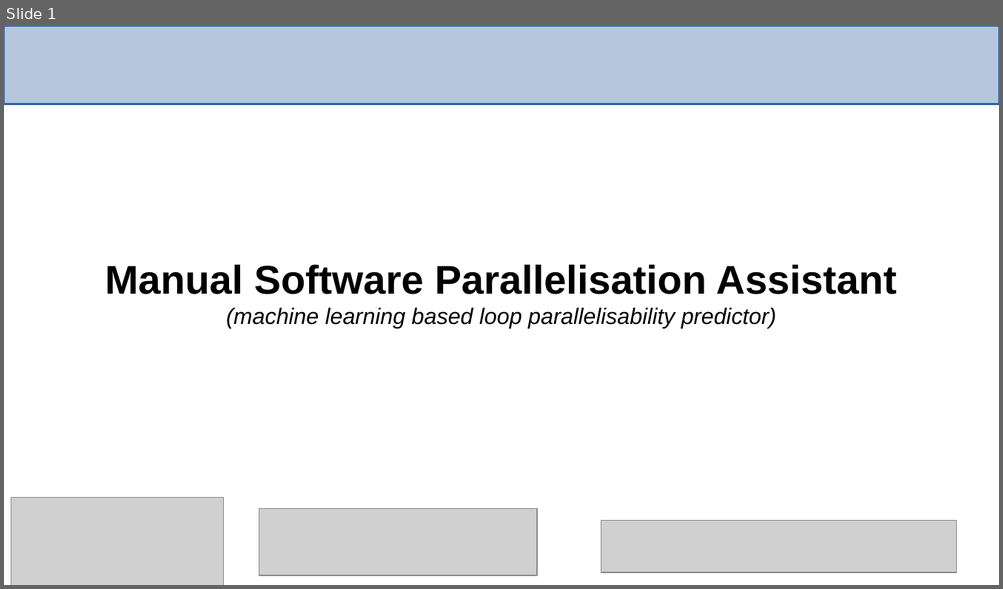
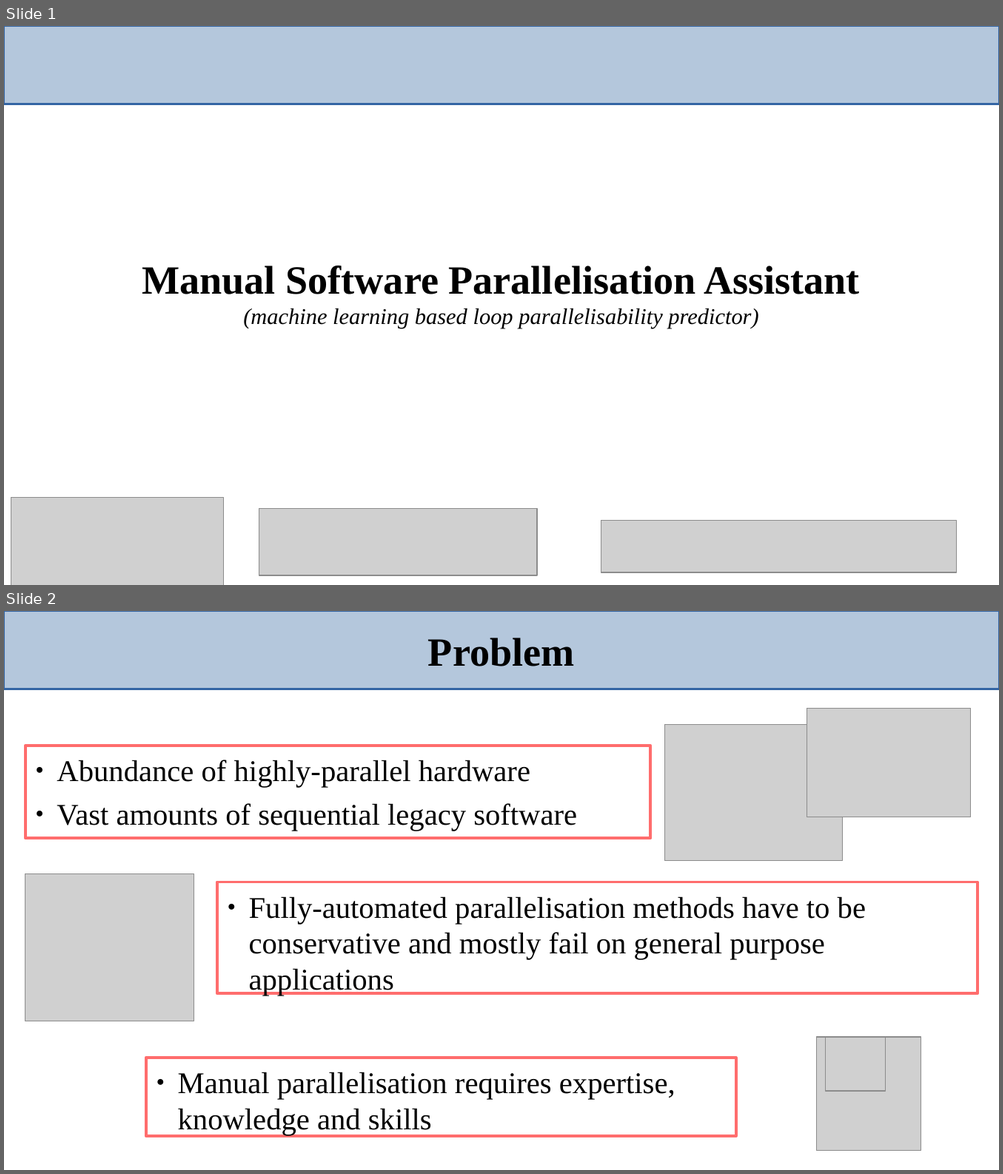
Before and after one commit to harel-coffee/PParMetrics-auto, a slide deck: doc/HiSilicon_Huawei_meeting/presentation.odp. Shown one above the other, each under a label of ours: slide 1 before the commit, slides 1 and 2 after it. The pictures are 1003x589 and 1003x1174 pixels, drawn with LibreOffice and Linux fonts; fonts in the diff are those of the drawing; grey boxes stand for pictures. Boxes give left, top, right and bottom in pixels: in the first picture for what was removed or moved away, otherwise in the second. Text is boxed around its words. In the diff, an @@ line names an element or a change of style, - is before the commit and + after.

```diff
--- a/doc/HiSilicon_Huawei_meeting/presentation.odp
+++ b/doc/HiSilicon_Huawei_meeting/presentation.odp
@@ slide 2 added at (4,611,999,1170), background #FFFFFF @@
@@ rectangle added at (4,611,999,689), fill #B4C7DC, outline #3465A4 1.5 pt @@
@@ title added at (428,638,575,667), 32 pt, text #000000, bold @@
+Problem
@@ picture added at (807,709,970,817) @@
@@ picture added at (665,725,842,861) @@
@@ rectangle added at (25,746,651,838), outline #FF6D6D 2.3 pt, 24 pt, text #000000 @@
+● Abundance of highly-parallel hardware
+● Vast amounts of sequential legacy software
@@ picture added at (25,874,194,1022) @@
@@ rectangle added at (217,883,978,994), outline #FF6D6D 2.3 pt, 24 pt, text #000000 @@
+● Fully-automated parallelisation methods have to be conservative and mostly fail on general purpose applications
@@ picture added at (817,1037,921,1150) @@
@@ picture added at (825,1037,885,1091) @@
@@ rectangle added at (145,1058,736,1136), outline #FF6D6D 2.3 pt, 24 pt, text #000000 @@
+● Manual parallelisation requires expertise, knowledge and skills
@@ slide 1 changed as well @@
@@ title "Manual Software Parallelisation Assistant (machine ..." at (142,266,859,329): font Arial to Times New Roman @@
```
Also in this commit, not shown: 14 other slides added, 3 slides removed, 7 other files.
